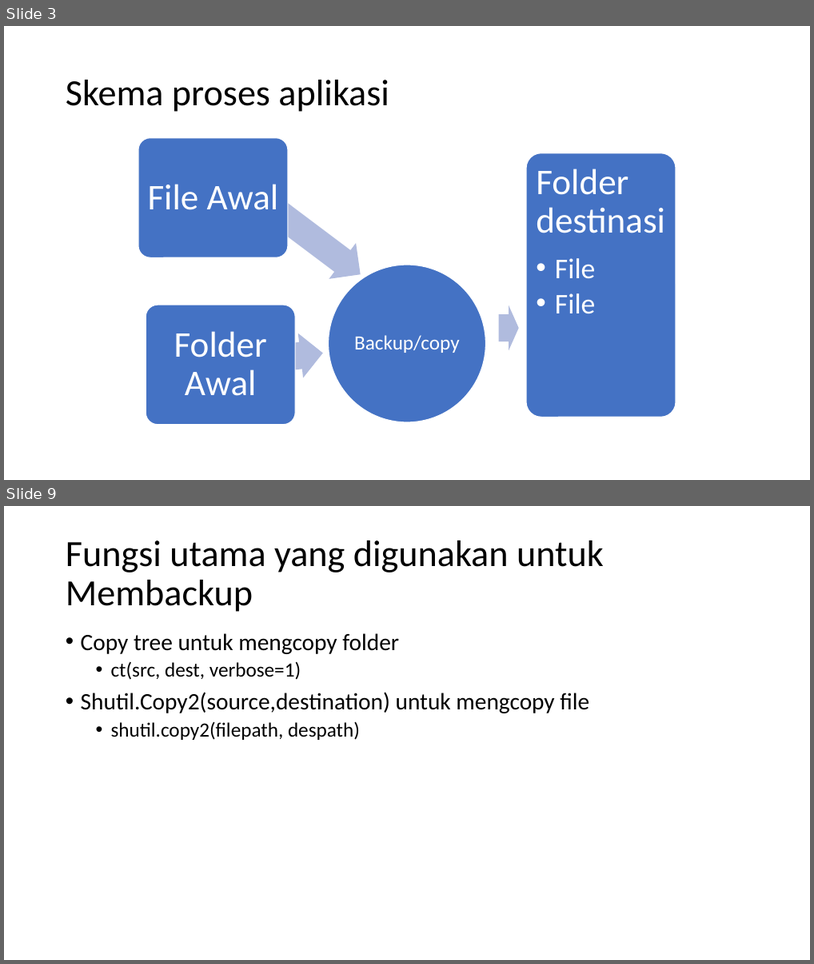
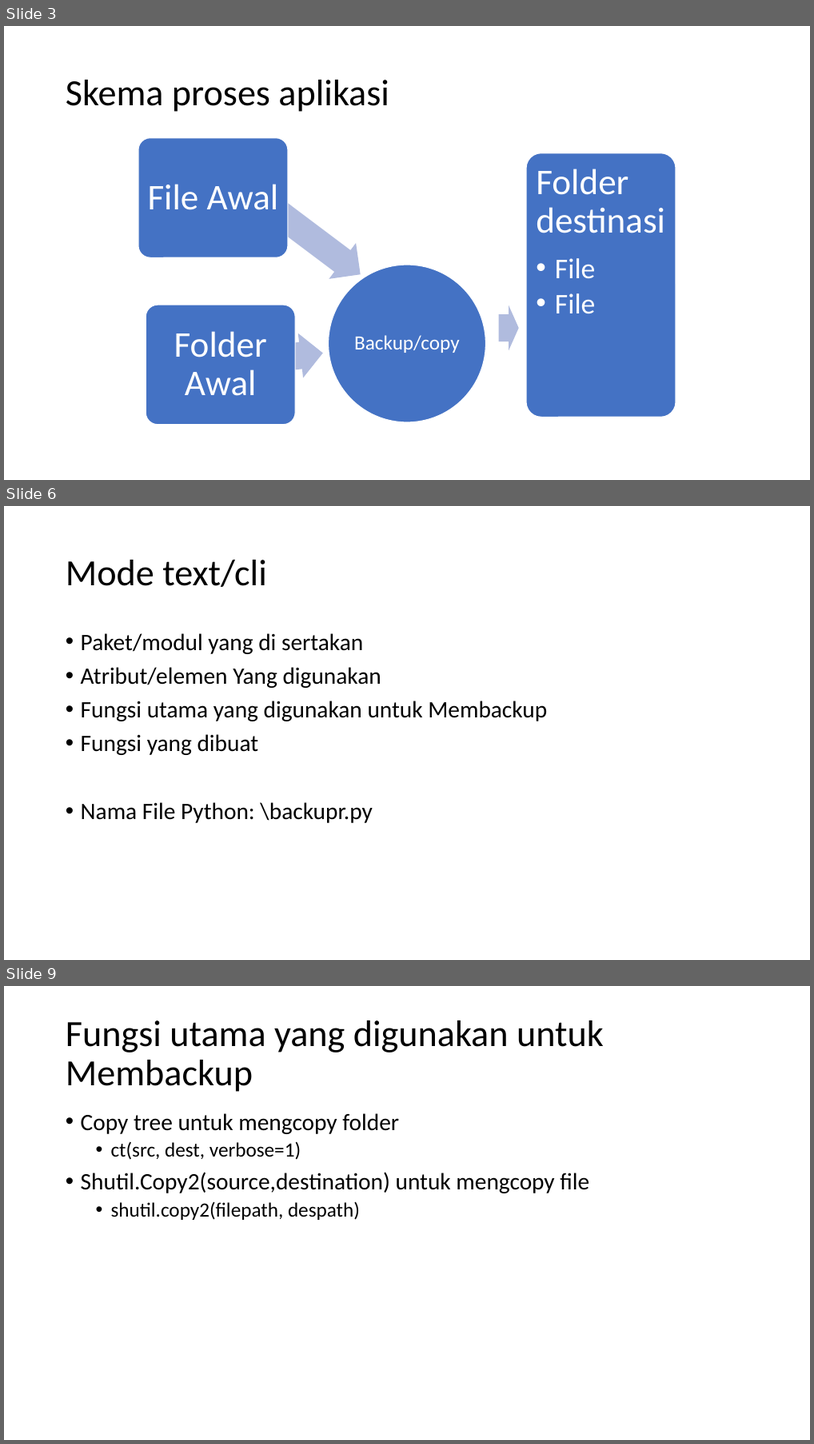
Before and after one commit to skeith/backupr, a slide deck: Aplikasi Backup file atau folder dengan Python-tkinter_baru.pptx. Shown one above the other, each under a label of ours: slides 3 and 9 before the commit, slides 3, 6 and 9 after it; the slides between them are not shown. The pictures are 814x964 and 814x1444 pixels, drawn with LibreOffice and Linux fonts; fonts in the diff are those of the drawing. Boxes give left, top, right and bottom in pixels: in the first picture for what was removed or moved away, otherwise in the second. Text is boxed around its words. In the diff, an @@ line names an element or a change of style, - is before the commit and + after.

```diff
--- a/Aplikasi Backup file atau folder dengan Python-tkinter_baru.pptx
+++ b/Aplikasi Backup file atau folder dengan Python-tkinter_baru.pptx
@@ slide 6 added at box(4, 506, 810, 960), background #FFFFFF @@
@@ title added at box(66, 560, 267, 587), 44 pt, text #000000 @@
+Mode text/cli
@@ text added at box(81, 633, 547, 823), 28 pt, text #000000 @@
+• Paket/modul yang di sertakan
+• Atribut/elemen Yang digunakan
+• Fungsi utama yang digunakan untuk Membackup
+• Fungsi yang dibuat
+• Nama File Python: \backupr.py
```
Also in this commit, not shown: 6 slides changed, 7 other slides added, 1 slide removed.
